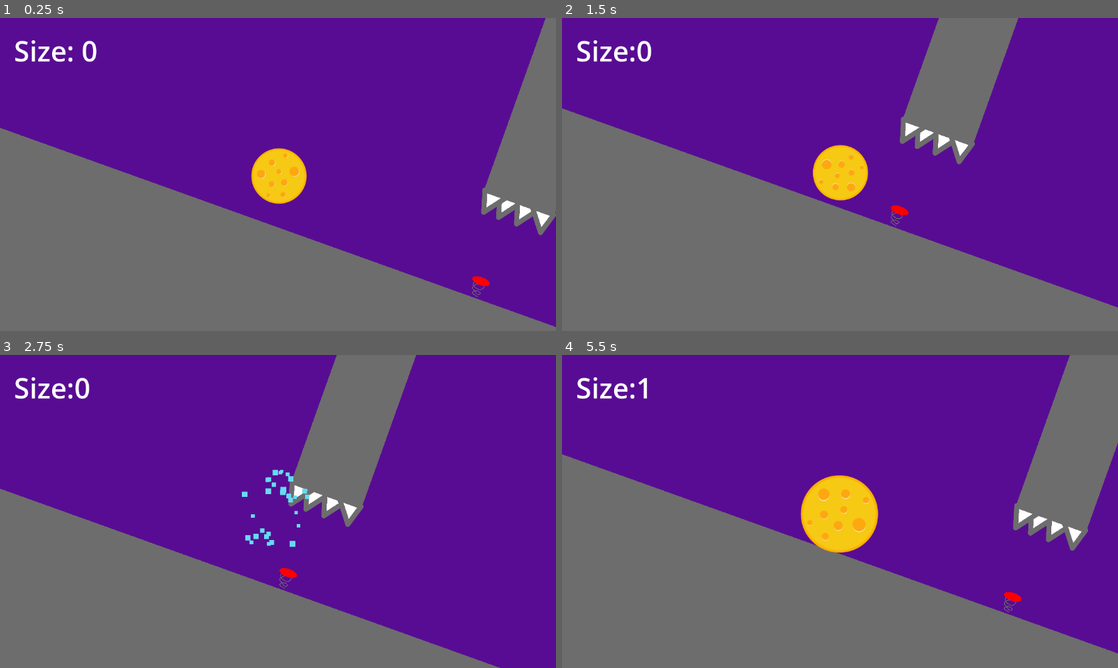
Above: before the commit, frames 1-4 (two rows, left to right).
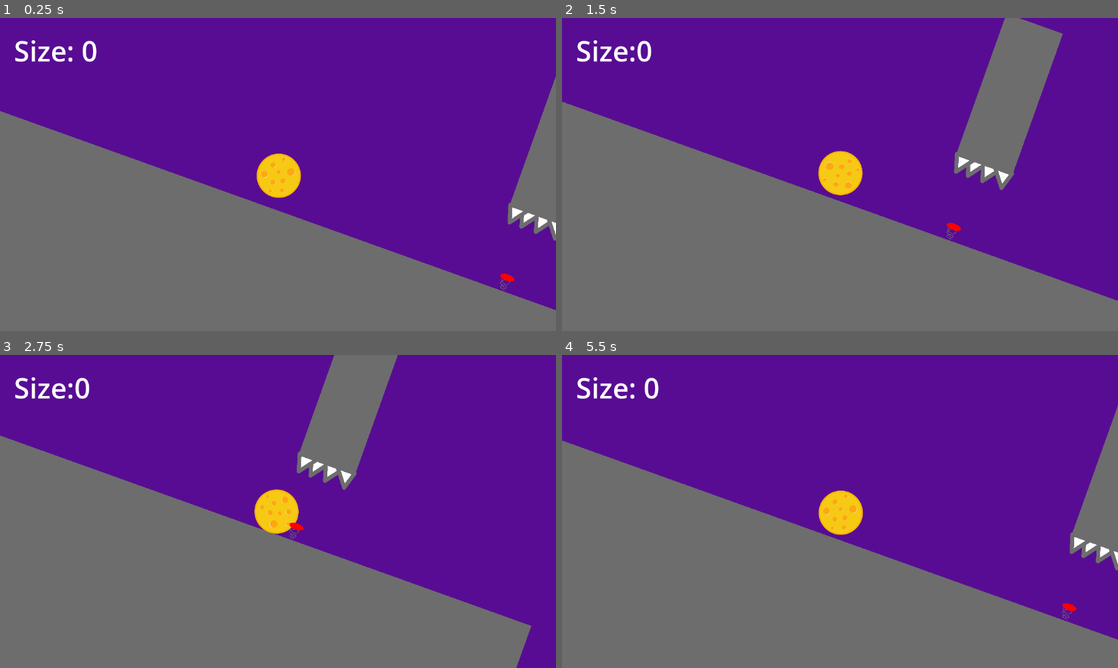
Above: after the commit, the same moments.

Repository: Firoty1/Rolling-Scales
Game: Godot game, scene res://scenes/level_4.tscn
Same seed, same stepped clock (60 frames per second), same inputs: the game is played once before the commit and once after it. This scene is started directly instead of the project's main scene.
Inputs:
- Up to frame 1 (0.25 s): no input
- Up to frame 2 (1.5 s): tap Enter at 0.5 s; hold Up (grow) 0.53-1.28 s; tap Down (shrink) at 1.35 s
- Up to frame 3 (2.75 s): tap P at 2.1 s
- Up to frame 4 (5.5 s): tap Space at 2.75, 4.25 s; tap Up (grow) at 2.85 s; tap Enter at 3.5 s; hold Down (shrink) 3.53-4.28 s; tap P at 4.35 s; hold Up (grow) from 5.03 s (still down)

The runs differ from the first frame. In frame 1, 9.8% of the frame differs, in the area x 0-100%, y 0-99%; in frame 2, 13%; in frame 3, 20%, in the area x 0-96%, y 0-100%; in frame 4, 15%.

Commit message:
Level 4 complete

Diff:
--- a/scenes/level_4.tscn
+++ b/scenes/level_4.tscn
@@ -1,10 +1,13 @@
-[gd_scene load_steps=6 format=3 uid="uid://lrp0fl70opiy"]
+[gd_scene load_steps=9 format=3 uid="uid://lrp0fl70opiy"]
 
 [ext_resource type="PackedScene" uid="uid://b4udhsebdtf6v" path="res://scenes/HUD.tscn" id="1_qqtr8"]
 [ext_resource type="PackedScene" uid="uid://bxaav1pybxfvx" path="res://scenes/wall_or_floor.tscn" id="2_uqehd"]
 [ext_resource type="PackedScene" uid="uid://ctwchxsj2ndyr" path="res://scenes/spike.tscn" id="3_36cjh"]
 [ext_resource type="PackedScene" uid="uid://bnhexur0ry2ny" path="res://scenes/ball.tscn" id="4_ifkbc"]
 [ext_resource type="PackedScene" uid="uid://cfu4xxf753ecx" path="res://scenes/spring.tscn" id="5_4neju"]
+[ext_resource type="PackedScene" uid="uid://cfbl7watl7plf" path="res://scenes/turbo_arrow.tscn" id="6_w1ccj"]
+[ext_resource type="PackedScene" uid="uid://dhjmjxj2p4jv5" path="res://scenes/ramp.tscn" id="7_4fvct"]
+[ext_resource type="PackedScene" uid="uid://bpj0v675n64cq" path="res://scenes/level_end.tscn" id="8_reff8"]
 
 [node name="Level4" type="Node2D"]
 
@@ -56,14 +59,87 @@
 scale = Vector2(1.89393, 1.22621)
 
 [node name="WallOrFloor10" parent="." instance=ExtResource("2_uqehd")]
-position = Vector2(9505, 4351)
-rotation = 0.34383
-scale = Vector2(7.23495, 2.08726)
+position = Vector2(18884, 7709)
+rotation = 0.34383
+scale = Vector2(39.3879, 2.08726)
 
 [node name="WallOrFloor11" parent="." instance=ExtResource("2_uqehd")]
 position = Vector2(9970, 2965)
 rotation = 0.34383
 scale = Vector2(0.50008, 2.20813)
+
+[node name="WallOrFloor12" parent="." instance=ExtResource("2_uqehd")]
+position = Vector2(15806, 5201)
+rotation = 0.34383
+scale = Vector2(0.700108, 0.55421)
+
+[node name="WallOrFloor13" parent="." instance=ExtResource("2_uqehd")]
+position = Vector2(16515, 5765)
+rotation = 0.34383
+scale = Vector2(0.700108, 1.33387)
+
+[node name="WallOrFloor14" parent="." instance=ExtResource("2_uqehd")]
+position = Vector2(16788, 4966)
+rotation = 0.34383
+scale = Vector2(0.700108, 0.545347)
+
+[node name="WallOrFloor15" parent="." instance=ExtResource("2_uqehd")]
+position = Vector2(16169, 4133)
+rotation = 0.34383
+scale = Vector2(0.700108, 0.545347)
+
+[node name="WallOrFloor16" parent="." instance=ExtResource("2_uqehd")]
+position = Vector2(17463, 6189)
+rotation = 0.34383
+scale = Vector2(2.66724, 2.39901)
+
+[node name="WallOrFloor17" parent="." instance=ExtResource("2_uqehd")]
+position = Vector2(18470, 6440)
+rotation = 0.34383
+scale = Vector2(0.76753, 4.19922)
+
+[node name="WallOrFloor18" parent="." instance=ExtResource("2_uqehd")]
+position = Vector2(19128, 4216)
+rotation = 0.34383
+scale = Vector2(0.700108, 0.545347)
+
+[node name="WallOrFloor19" parent="." instance=ExtResource("2_uqehd")]
+position = Vector2(19182, 6553)
+rotation = 0.34383
+scale = Vector2(2.412, 2.15958)
+
+[node name="WallOrFloor20" parent="." instance=ExtResource("2_uqehd")]
+position = Vector2(19537, 4362)
+rotation = 0.34383
+scale = Vector2(0.700108, 0.545347)
+
+[node name="WallOrFloor21" parent="." instance=ExtResource("2_uqehd")]
+position = Vector2(20973, 5914)
+rotation = 0.34383
+scale = Vector2(0.700108, 1.45706)
+
+[node name="WallOrFloor22" parent="." instance=ExtResource("2_uqehd")]
+position = Vector2(15566, 8668)
+scale = Vector2(39.3879, 2.08726)
+
+[node name="WallOrFloor26" parent="." instance=ExtResource("2_uqehd")]
+position = Vector2(35407, 10035)
+scale = Vector2(39.3879, 2.08726)
+
+[node name="WallOrFloor23" parent="." instance=ExtResource("2_uqehd")]
+position = Vector2(38998, 12738)
+rotation = 0.34383
+scale = Vector2(39.3879, 2.08726)
+
+[node name="WallOrFloor24" parent="." instance=ExtResource("2_uqehd")]
+position = Vector2(29825, 7909)
+rotation = 0.34383
+scale = Vector2(0.679764, 2.08726)
+
+[node name="WallOrFloor25" parent="." instance=ExtResource("2_uqehd")]
+position = Vector2(30814, 8047)
+rotation = 0.34383
+scale = Vector2(0.679764, 0.532074)
 
 [node name="Spike" parent="." instance=ExtResource("3_36cjh")]
 position = Vector2(1342, 290)
@@ -115,11 +191,92 @@
 rotation = -1.22697
 scale = Vector2(0.5, 0.5)
 
+[node name="Spike11" parent="." instance=ExtResource("3_36cjh")]
+position = Vector2(15591, 5128)
+rotation = -1.22697
+scale = Vector2(0.5, 0.5)
+
+[node name="Spike12" parent="." instance=ExtResource("3_36cjh")]
+position = Vector2(16234, 5882)
+rotation = -1.22697
+scale = Vector2(0.5, 0.5)
+
+[node name="Spike13" parent="." instance=ExtResource("3_36cjh")]
+position = Vector2(16361, 5527)
+rotation = -1.22697
+scale = Vector2(0.5, 0.5)
+
+[node name="Spike14" parent="." instance=ExtResource("3_36cjh")]
+position = Vector2(16858, 4790)
+rotation = 0.34383
+scale = Vector2(0.7, 0.7)
+
+[node name="Spike15" parent="." instance=ExtResource("3_36cjh")]
+position = Vector2(16089, 4304)
+rotation = 3.48542
+scale = Vector2(0.7, 0.7)
+
+[node name="Spike16" parent="." instance=ExtResource("3_36cjh")]
+position = Vector2(16857, 4793)
+rotation = 0.34383
+scale = Vector2(0.7, 0.7)
+
+[node name="Spike17" parent="." instance=ExtResource("3_36cjh")]
+position = Vector2(19052, 4383)
+rotation = -2.79776
+scale = Vector2(0.7, 0.7)
+
+[node name="Spike18" parent="." instance=ExtResource("3_36cjh")]
+position = Vector2(17162, 5269)
+rotation = 0.34383
+scale = Vector2(0.7, 0.7)
+
+[node name="Spike19" parent="." instance=ExtResource("3_36cjh")]
+position = Vector2(18502, 5600)
+rotation = -1.22697
+scale = Vector2(0.5, 0.5)
+
+[node name="Spike20" parent="." instance=ExtResource("3_36cjh")]
+position = Vector2(19456, 4527)
+rotation = -2.79776
+scale = Vector2(0.7, 0.7)
+
+[node name="Spike21" parent="." instance=ExtResource("3_36cjh")]
+position = Vector2(21119, 5471)
+rotation = 0.34383
+scale = Vector2(0.7, 0.7)
+
+[node name="Spike22" parent="." instance=ExtResource("3_36cjh")]
+position = Vector2(26086, 8006)
+scale = Vector2(0.7, 0.7)
+
+[node name="Spike23" parent="." instance=ExtResource("3_36cjh")]
+position = Vector2(26533, 8006)
+scale = Vector2(0.7, 0.7)
+
+[node name="Spike24" parent="." instance=ExtResource("3_36cjh")]
+position = Vector2(26999, 8006)
+scale = Vector2(0.7, 0.7)
+
+[node name="Spike25" parent="." instance=ExtResource("3_36cjh")]
+position = Vector2(19919, 7386)
+rotation = 0.34383
+scale = Vector2(0.7, 0.7)
+
+[node name="Spike26" parent="." instance=ExtResource("3_36cjh")]
+position = Vector2(29470, 8234)
+rotation = 5.05622
+scale = Vector2(0.7, 0.7)
+
+[node name="Spike27" parent="." instance=ExtResource("3_36cjh")]
+position = Vector2(30748, 8214)
+rotation = 3.48542
+scale = Vector2(0.7, 0.7)
+
 [node name="Ball" parent="." instance=ExtResource("4_ifkbc")]
-position = Vector2(347, 92)
 
 [node name="Camera2D" type="Camera2D" parent="Ball"]
-zoom = Vector2(0.5, 0.5)
+zoom = Vector2(0.4, 0.4)
 
 [node name="Spring" parent="." instance=ExtResource("5_4neju")]
 position = Vector2(1179, 599)
@@ -135,3 +292,70 @@
 position = Vector2(5500, 2146)
 rotation = 0.34383
 scale = Vector2(0.15, 0.15)
+
+[node name="Spring4" parent="." instance=ExtResource("5_4neju")]
+position = Vector2(14799, 5471)
+rotation = 0.34383
+scale = Vector2(0.15, 0.15)
+
+[node name="Spring5" parent="." instance=ExtResource("5_4neju")]
+position = Vector2(15994, 4996)
+rotation = 0.34383
+scale = Vector2(0.15, 0.15)
+
+[node name="Spring6" parent="." instance=ExtResource("5_4neju")]
+position = Vector2(15891, 5849)
+rotation = 0.34383
+scale = Vector2(0.15, 0.15)
+
+[node name="Spring7" parent="." instance=ExtResource("5_4neju")]
+position = Vector2(18270, 5594)
+rotation = 0.34383
+scale = Vector2(0.15, 0.15)
+
+[node name="Spring8" parent="." instance=ExtResource("5_4neju")]
+position = Vector2(18783, 5074)
+rotation = 0.34383
+scale = Vector2(0.15, 0.15)
+
+[node name="Spring9" parent="." instance=ExtResource("5_4neju")]
+position = Vector2(20071, 6073)
+rotation = 0.34383
+scale = Vector2(0.15, 0.15)
+
+[node name="Spring10" parent="." instance=ExtResource("5_4neju")]
+position = Vector2(30380, 8871)
+rotation = 0.34383
+scale = Vector2(0.15, 0.15)
+
+[node name="TurboArrow" parent="." instance=ExtResource("6_w1ccj")]
+position = Vector2(23103, 8075)
+
+[node name="TurboArrow2" parent="." instance=ExtResource("6_w1ccj")]
+position = Vector2(24116, 8079)
+
+[node name="TurboArrow3" parent="." instance=ExtResource("6_w1ccj")]
+position = Vector2(34111, 9444)
+
+[node name="TurboArrow4" parent="." instance=ExtResource("6_w1ccj")]
+position = Vector2(35072, 9443)
+
+[node name="TurboArrow5" parent="." instance=ExtResource("6_w1ccj")]
+position = Vector2(32680, 9446)
+
+[node name="TurboArrow6" parent="." instance=ExtResource("6_w1ccj")]
+position = Vector2(33303, 9458)
+
+[node name="TurboArrow7" parent="." instance=ExtResource("6_w1ccj")]
+position = Vector2(31153, 9307)
+rotation = 0.34383
+
+[node name="ramp" parent="." instance=ExtResource("7_4fvct")]
+position = Vector2(25464, 7894)
+
+[node name="ramp2" parent="." instance=ExtResource("7_4fvct")]
+position = Vector2(36204, 9166)
+scale = Vector2(2, 2)
+
+[node name="LevelEnd" parent="." instance=ExtResource("8_reff8")]
+position = Vector2(37172, 7956)
